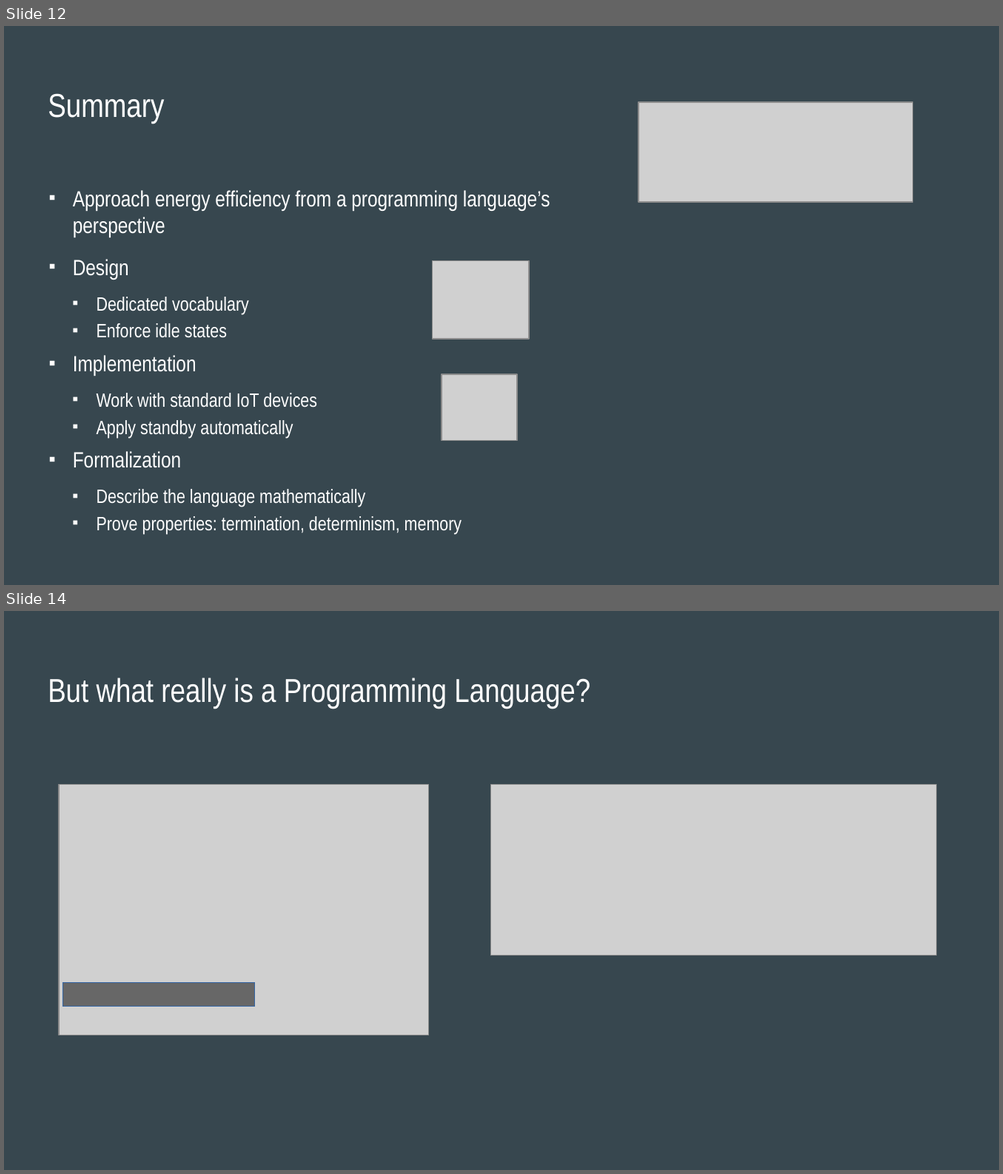
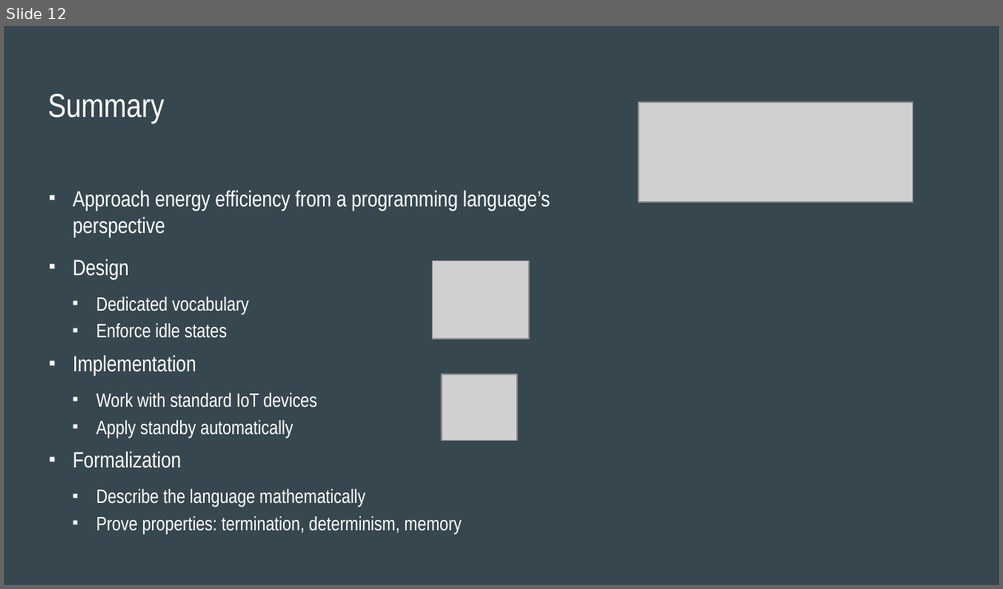
Before and after one commit to fsantanna-uerj/serrapilheira, a slide deck: Submissao/Final/Chico - Serrapilheira - Energia.odp. Shown one above the other, each under a label of ours: slides 12 and 14 before the commit, slide 12 after it; the slides between them are not shown. The pictures are 1003x1174 and 1003x589 pixels, drawn with LibreOffice and Linux fonts; fonts in the diff are those of the drawing; grey boxes stand for pictures. Boxes give left, top, right and bottom in pixels: in the first picture for what was removed or moved away, otherwise in the second. Text is boxed around its words. In the diff, an @@ line names an element or a change of style, - is before the commit and + after.

```diff
--- a/Submissao/Final/Chico - Serrapilheira - Energia.odp
+++ b/Submissao/Final/Chico - Serrapilheira - Energia.odp
@@ slide 14 removed at (4, 611, 999, 1170), background #37474F @@
@@ title removed at (48, 678, 590, 709) @@
-But what really is a Programming Language?
@@ picture removed at (59, 785, 429, 1036) @@
@@ picture removed at (490, 785, 936, 956) @@
@@ rectangle removed at (62, 983, 255, 1007) @@
```
Also in this commit, not shown: 1 other slide removed, 2 other files.
